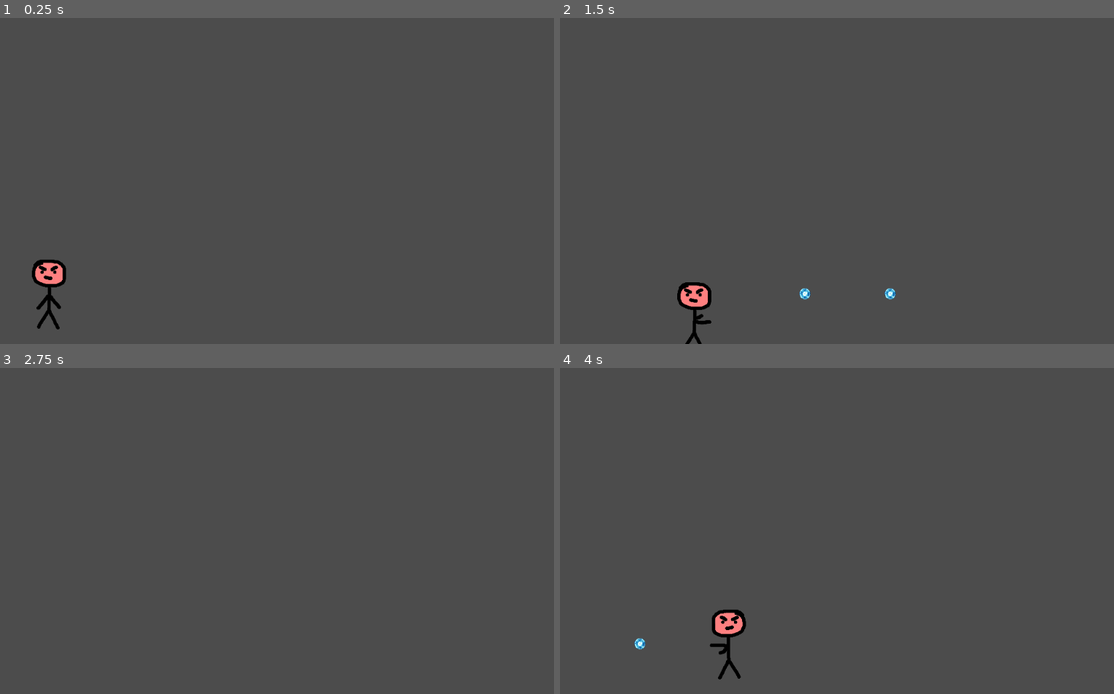
Above: before the commit, frames 1-4 (two rows, left to right).
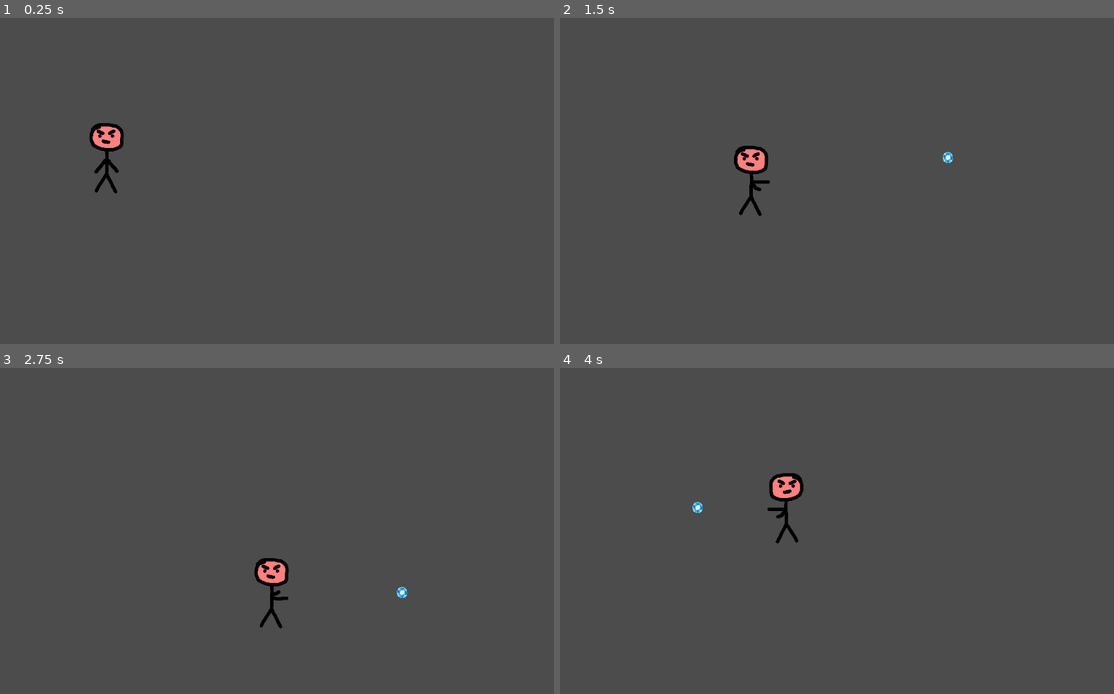
Above: after the commit, the same moments.

Repository: patriciacorhid/elChuloMagias
Game: Godot game, scene res://Escena.tscn
Same seed, same stepped clock (60 frames per second), same inputs: the game is played once before the commit and once after it. Before the commit the project starts from res://elChuloMagias.tscn.
Inputs:
- Up to frame 1 (0.25 s): no input
- Up to frame 2 (1.5 s): tap Enter at 0.5 s; hold Right 0.53-1.28 s; hold Z 0.53-1.28 s; hold Down from 1.28 s (still down); tap Z at 1.35 s
- Up to frame 3 (2.75 s): release Down at 2.03 s; hold Right from 2.03 s (still down); hold Z from 2.03 s (still down)
- Up to frame 4 (4 s): release Right at 2.78 s; release Z at 2.78 s; hold Up 2.78-3.53 s; tap Z at 2.85 s; hold Left from 3.53 s (still down); hold Z from 3.53 s (still down)

The runs differ from the first frame. In frame 1, 1.3% of the frame differs, in the area x 5-23%, y 32-96%; in frame 2, 1.4%, in the area x 21-71%, y 39-100%; in frame 3, 0.7%; in frame 4, 1.4%.

Commit message:
Cambios

Diff:
--- a/BolaMagia.tscn
+++ b/BolaMagia.tscn
@@ -1,10 +1,18 @@
-[gd_scene load_steps=3 format=2]
+[gd_scene load_steps=4 format=2]
 
 [ext_resource path="res://bolaMagia.png" type="Texture" id=1]
-[ext_resource path="res://bolaMagia.gd" type="Script" id=2]
+[ext_resource path="res://area_bola_magia.gd" type="Script" id=3]
+
+[sub_resource type="CircleShape2D" id=1]
+radius = 253.359
 
 [node name="Node2D" type="Node2D"]
 
-[node name="bolaMagia" type="Sprite" parent="."]
+[node name="bolaMagia" type="Area2D" parent="."]
+script = ExtResource( 3 )
+
+[node name="sprite_bola_magia" type="Sprite" parent="bolaMagia"]
 texture = ExtResource( 1 )
-script = ExtResource( 2 )
+
+[node name="collider_bola_magia" type="CollisionShape2D" parent="bolaMagia"]
+shape = SubResource( 1 )
--- /dev/null
+++ b/Escena.tscn
@@ -0,0 +1,12 @@
+[gd_scene load_steps=2 format=2]
+
+[ext_resource path="res://elChuloMagias.tscn" type="PackedScene" id=1]
+
+[node name="Escena" type="Node2D"]
+
+[node name="ElChulo" parent="." instance=ExtResource( 1 )]
+position = Vector2( 186.97, 270.875 )
+
+[node name="fondo" type="Node2D" parent="."]
+
+[node name="sprite_fondo" type="Sprite" parent="fondo"]
--- /dev/null
+++ b/area_bola_magia.gd
@@ -0,0 +1,11 @@
+extends Area2D
+
+# Declare member variables here. Examples:
+var velocidad = Vector2(0, 0)
+
+func set_velocidad(v):
+	velocidad = v
+
+func _process(delta):
+	position.x += velocidad.x*delta
+	position.y += velocidad.y*delta
--- a/elChulo.gd
+++ b/elChulo.gd
@@ -7,7 +7,7 @@
 var direccion = Vector2(1, 0)
 
 #Atributos (ataque, velocidad...)
-const walk_speed = 200
+const walk_speed = 200   #píxeles/segundo
 
 # Called when the node enters the scene tree for the first time.
 func _ready():
@@ -57,9 +57,9 @@
 			bola.get_node("bolaMagia").set_scale(get_scale()/4)
 			bola.get_node("bolaMagia").set_position(position+direccion*Vector2(25, 25))
 			bola.get_node("bolaMagia").set_velocidad(500*direccion)
-			get_node("/root/Node2D").add_child(bola)
+			get_parent().add_child(bola)
 			puede_disparar = false
-			$timer_ataque.start(0.5)
+			$timer_ataque.start(1)
 			match contador_atacar:
 				0:
 					frame = 0
--- a/elChuloMagias.tscn
+++ b/elChuloMagias.tscn
@@ -40,7 +40,6 @@
 [node name="Node2D" type="Node2D"]
 
 [node name="ElChulo" type="AnimatedSprite" parent="."]
-position = Vector2( 85.5754, 511.274 )
 scale = Vector2( 0.15, 0.15 )
 frames = SubResource( 1 )
 animation = "Caminar"
--- a/project.godot
+++ b/project.godot
@@ -16,7 +16,7 @@
 [application]
 
 config/name="ElChuloMagias"
-run/main_scene="res://elChuloMagias.tscn"
+run/main_scene="res://Escena.tscn"
 config/icon="res://icon.png"
 
 [rendering]
